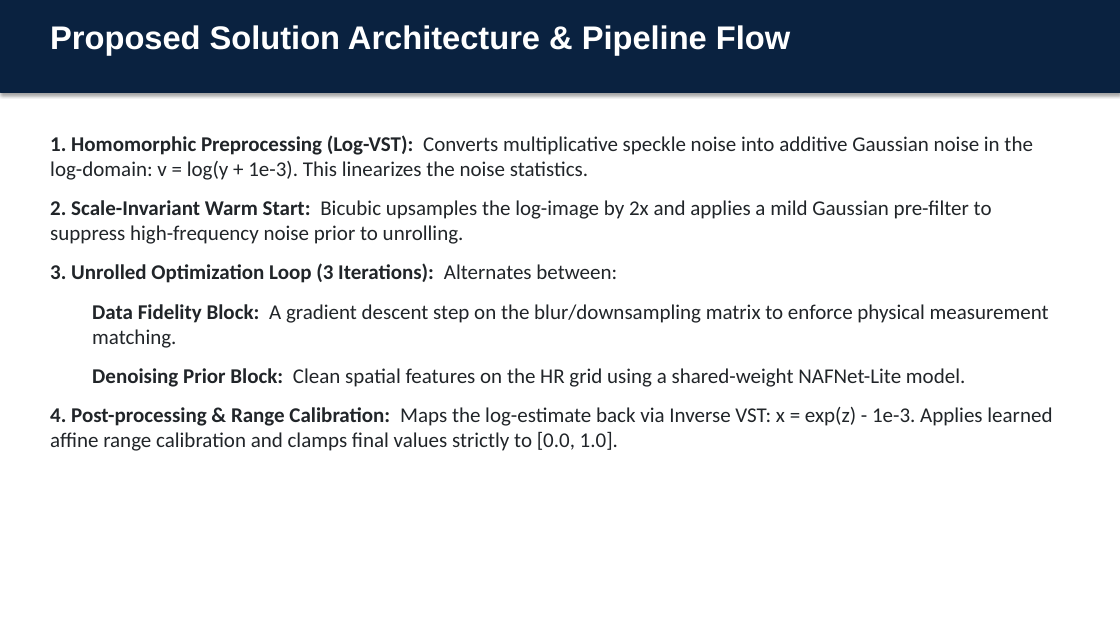
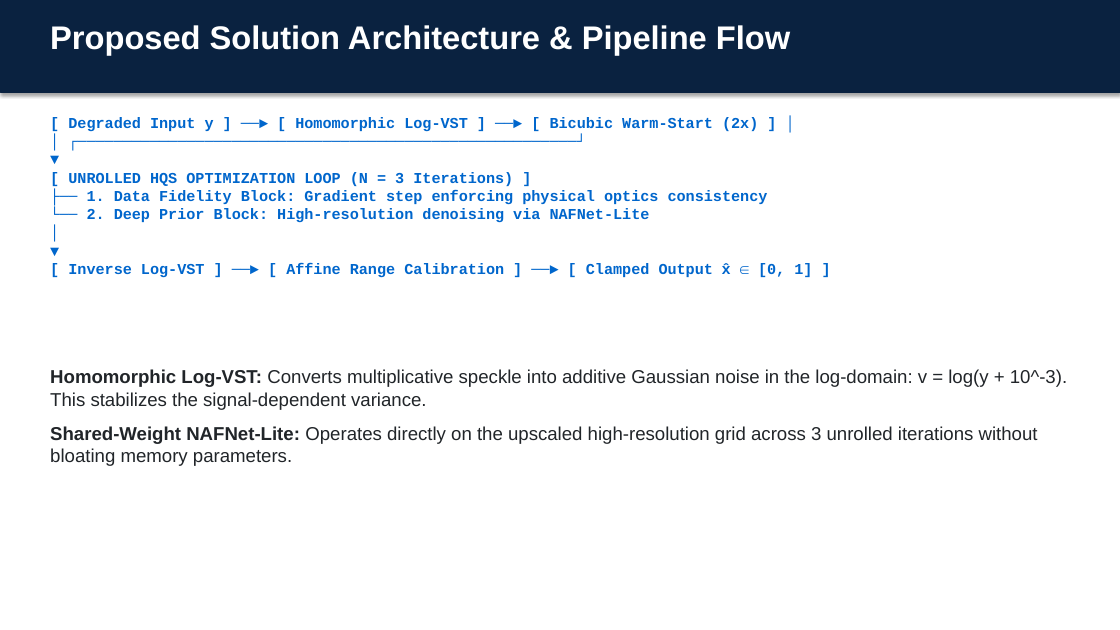
Before and after one commit to ANSHKATIYARAK/PixelPioneers, a slide deck: slide 4 of TeamName_KLA_PS01.pptx. Drawn at 1120x630 pixels with LibreOffice and Linux fonts; fonts in the diff are those of the drawing. Boxes give left, top, right and bottom in pixels: in the first picture for what was removed or moved away, otherwise in the second. Text is boxed around its words. In the diff, an @@ line names an element or a change of style, - is before the commit and + after.

Commit message:
Update PowerPoint slide deck to match exact user presentation specifications

```diff
--- a/TeamName_KLA_PS01.pptx
+++ b/TeamName_KLA_PS01.pptx
@@ text at [68, 117, 812, 278]: text changed; size 18 to 13 pt; font Calibri to Courier New; text colour #212529 to #0066CC; bold on @@
-1. Homomorphic Preprocessing (Log-VST): Converts multiplicative speckle noise into additive Gaussian noise in the log-domain: v = log(y + 1e-3). This linearizes the noise statistics.
-2. Scale-Invariant Warm Start: Bicubic upsamples the log-image by 2x and applies a mild Gaussian pre-filter to suppress high-frequency noise prior to unrolling.
-3. Unrolled Optimization Loop (3 Iterations): Alternates between:
-  Data Fidelity Block: A gradient descent step on the blur/downsampling matrix to enforce physical measurement matching.
-  Denoising Prior Block: Clean spatial features on the HR grid using a shared-weight NAFNet-Lite model.
-4. Post-processing & Range Calibration: Maps the log-estimate back via Inverse VST: x = exp(z) - 1e-3. Applies learned affine range calibration and clamps final values strictly to [0.0, 1.0].
+[ Degraded Input y ] ──► [ Homomorphic Log-VST ] ──► [ Bicubic Warm-Start (2x) ] │
+│ ┌───────────────────────────────────────────────────────┘
+▼
+[ UNROLLED HQS OPTIMIZATION LOOP (N = 3 Iterations) ]
+├── 1. Data Fidelity Block: Gradient step enforcing physical optics consistency
+└── 2. Deep Prior Block: High-resolution denoising via NAFNet-Lite
+│
+▼
+[ Inverse Log-VST ] ──► [ Affine Range Calibration ] ──► [ Clamped Output x̂ ∈ [0, 1] ]
@@ text added at [50, 369, 1067, 466], 16 pt, text #212529 @@
+Homomorphic Log-VST: Converts multiplicative speckle into additive Gaussian noise in the log-domain: v = log(y + 10^-3). This stabilizes the signal-dependent variance.
+Shared-Weight NAFNet-Lite: Operates directly on the upscaled high-resolution grid across 3 unrolled iterations without bloating memory parameters.
```
Also in this commit, not shown: 7 other slides changed, 1 other file.
